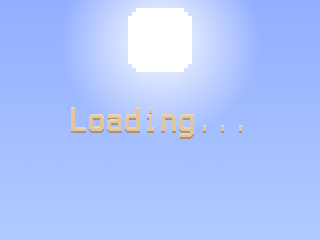
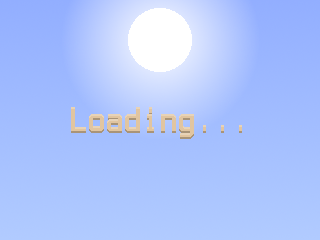
Layers edited between the first and the second (320, 240) image:
painted on "Background" over [128, 8, 192, 72]
